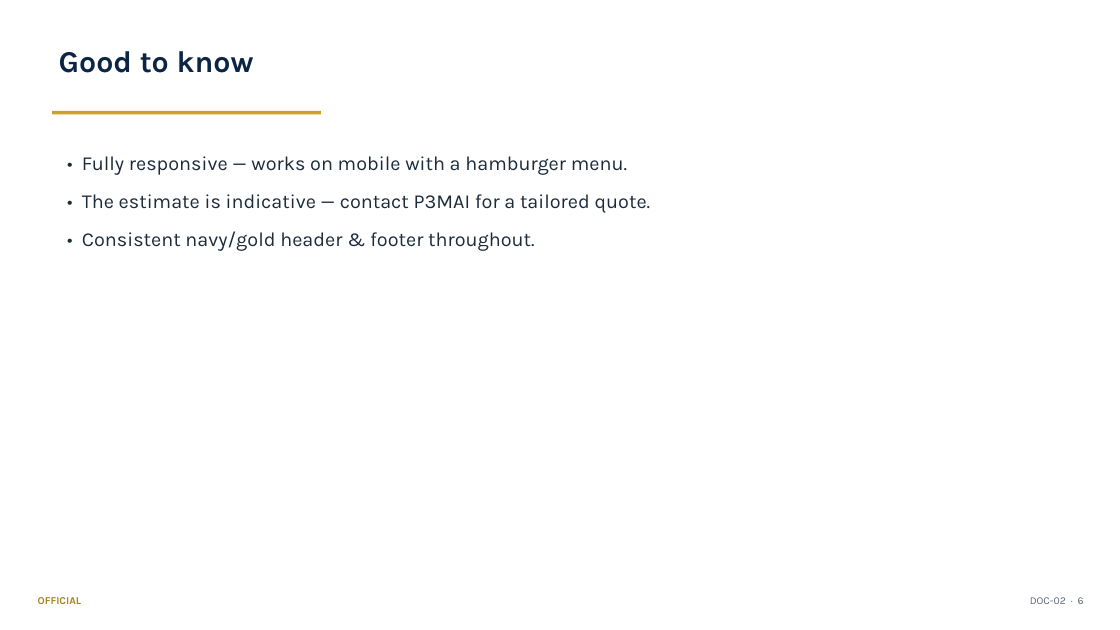
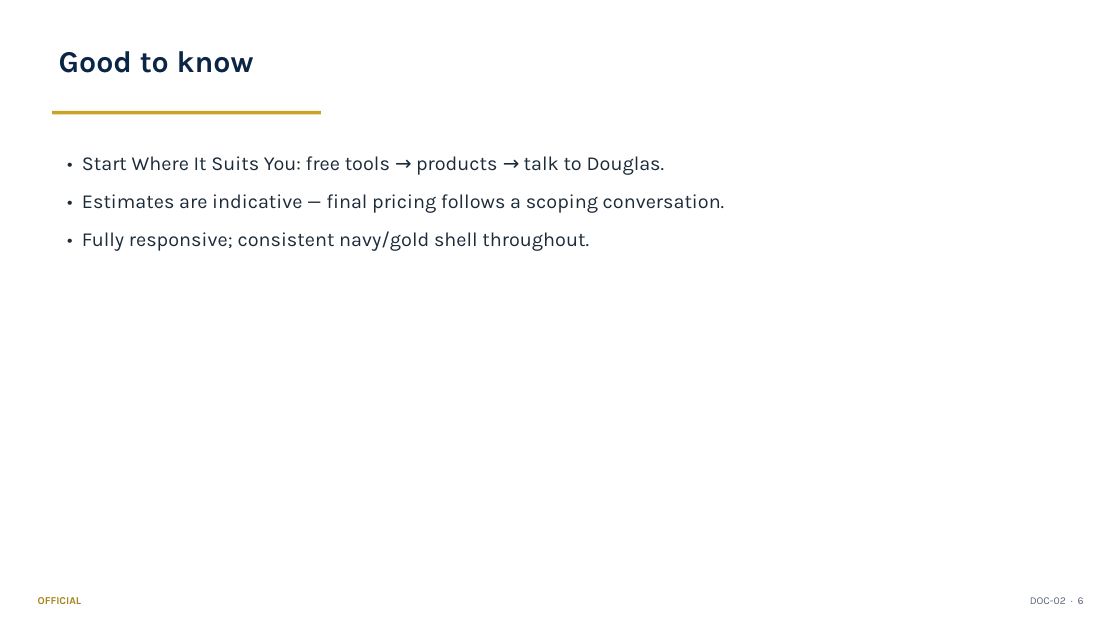
Before and after one commit to DRC63/p3mai-website, a slide deck: slide 6 of docs/02_User_Manual_Summary.pptx. Drawn at 1120x630 pixels with LibreOffice and Linux fonts; fonts in the diff are those of the drawing. Boxes give left, top, right and bottom in pixels: in the first picture for what was removed or moved away, otherwise in the second. Text is boxed around its words. In the diff, an @@ line names an element or a change of style, - is before the commit and + after.

```diff
--- a/docs/02_User_Manual_Summary.pptx
+++ b/docs/02_User_Manual_Summary.pptx
@@ text at <box>82,156,725,251</box>: text changed @@
-• Fully responsive — works on mobile with a hamburger menu.
-• The estimate is indicative — contact P3MAI for a tailored quote.
-• Consistent navy/gold header & footer throughout.
+• Start Where It Suits You: free tools → products → talk to Douglas.
+• Estimates are indicative — final pricing follows a scoping conversation.
+• Fully responsive; consistent navy/gold shell throughout.
```
Also in this commit, not shown: 5 other slides changed, 13 other files.
